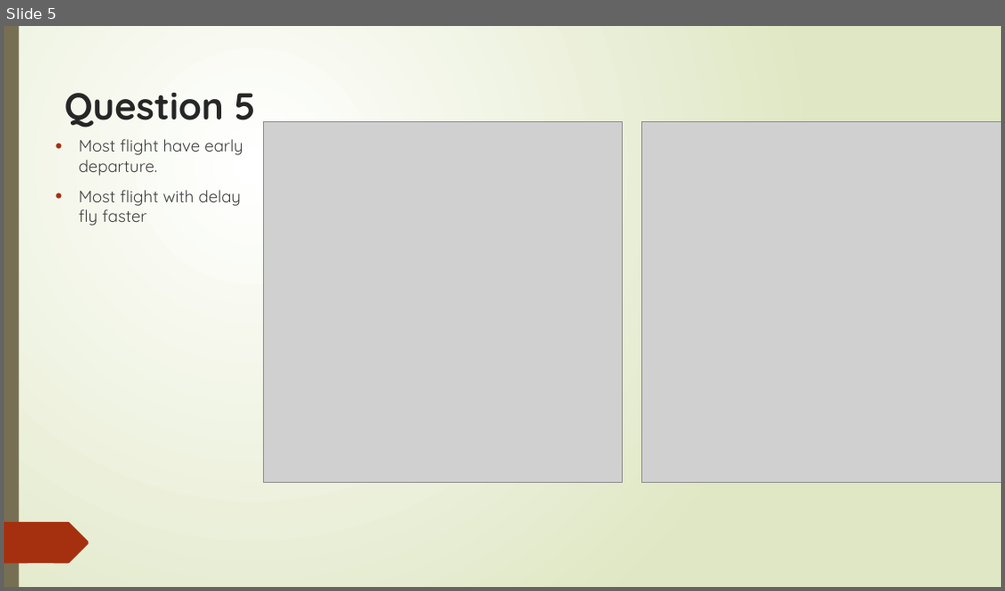
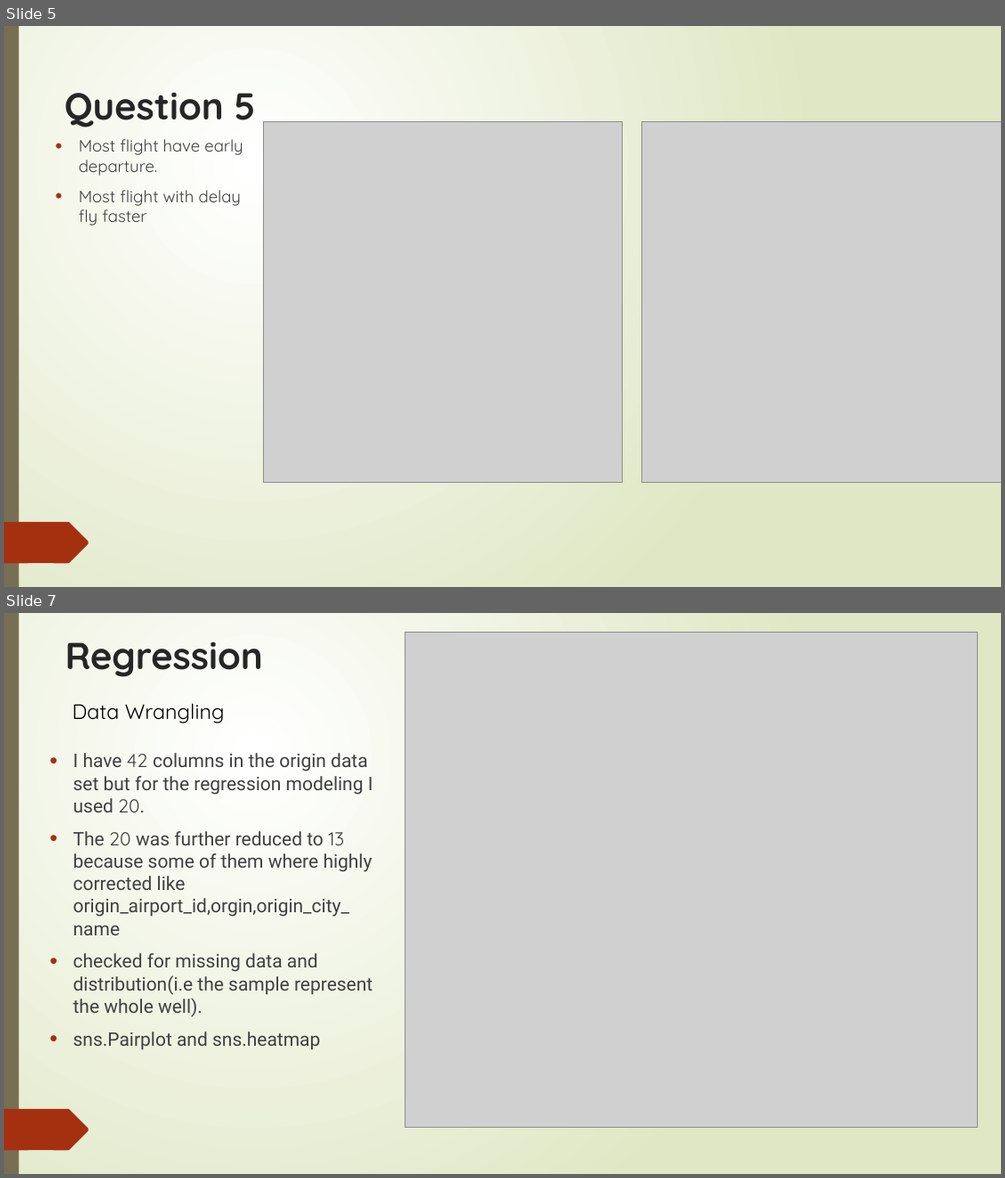
Before and after one commit to rwadisaputro/lhl_midterm_project, a slide deck: Project1-5.pptx. Shown one above the other, each under a label of ours: slide 5 before the commit, slides 5 and 7 after it; the slides between them are not shown. The pictures are 1005x591 and 1005x1178 pixels, drawn with LibreOffice and Linux fonts; fonts in the diff are those of the drawing; grey boxes stand for pictures. Boxes give left, top, right and bottom in pixels: in the first picture for what was removed or moved away, otherwise in the second. Text is boxed around its words. In the diff, an @@ line names an element or a change of style, - is before the commit and + after.

```diff
--- a/Project1-5.pptx
+++ b/Project1-5.pptx
@@ slide 7 added at (4,613,1001,1174), background gradient #FFFFFF to #DFE8C4; not listed: 11 template elements that a slide beside it also shows @@
@@ rectangle added at (4,613,1001,1174), fill gradient #FFFFFF to #DFE8C4 @@
@@ rectangle added at (4,613,19,1174), fill #766F54 @@
@@ picture added at (404,632,978,1127) @@
@@ text added at (65,642,263,677), 36 pt, text #262626, bold @@
+Regression
@@ freeform shape added at (4,672,134,713), fill #A53010 @@
@@ text added at (73,704,225,723), 20 pt, text #000000 @@
+Data Wrangling
@@ text added at (73,753,373,1050), 18 pt, text #404040 @@
+• I have 42 columns in the origin data set but for the regression modeling I used 20.
+• The 20 was further reduced to 13 because some of them where highly corrected like origin_airport_id,orgin,origin_city_ name
+• checked for missing data and distribution(i.e the sample represent the whole well).
+• sns.Pairplot and sns.heatmap
@@ freeform shape added at (4,1109,89,1150), fill #A53010 @@
@@ group added at (4,728,237,1174): 10 freeform shapes @@
@@ group added at (7,613,198,1174): 12 freeform shapes @@
```
Also in this commit, not shown: 1 slide changed, 6 other slides added.
